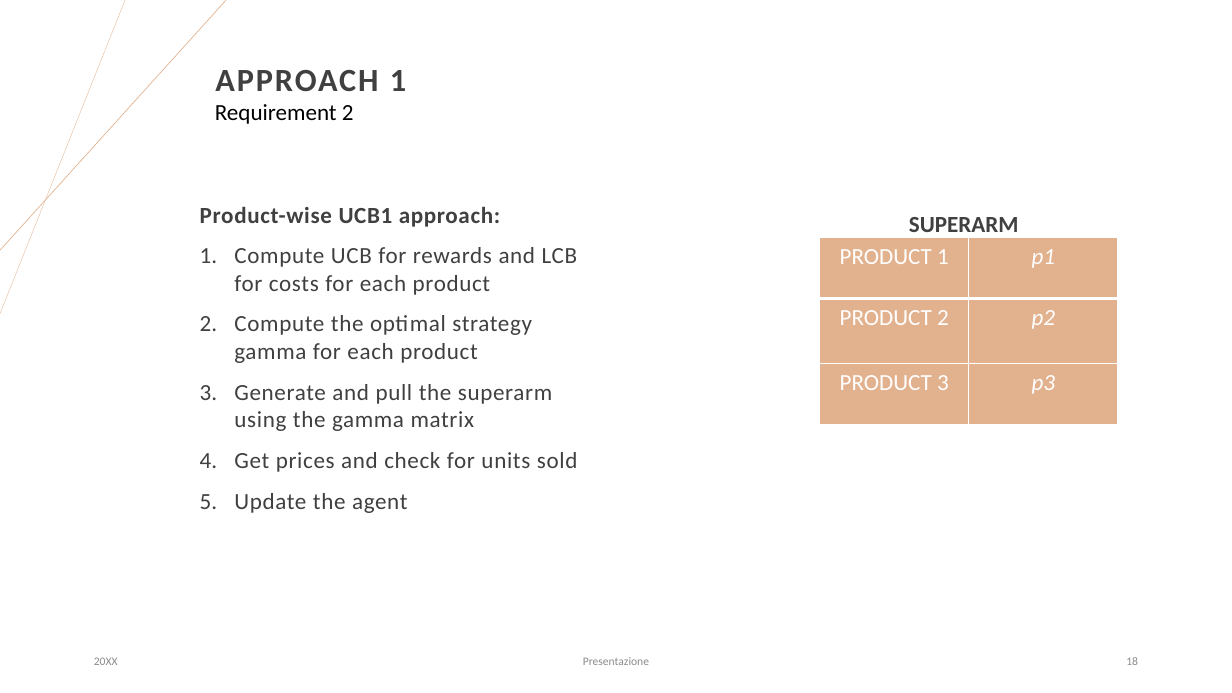
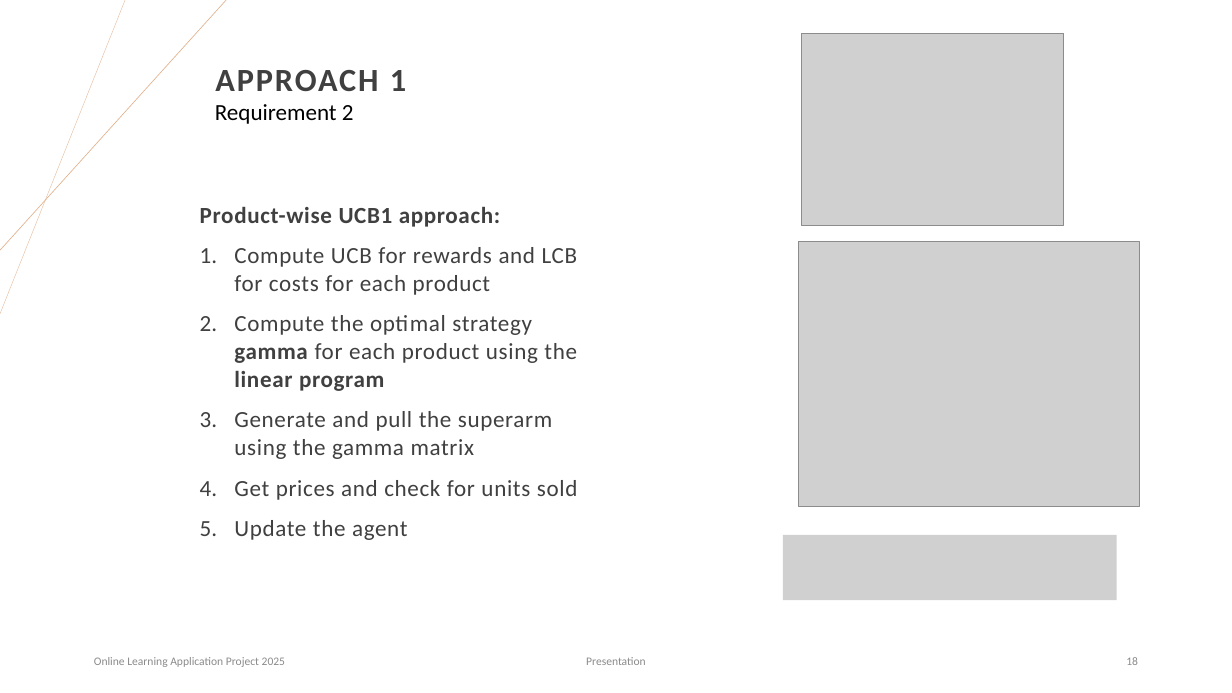
Before and after one commit to matteopasqual02/OLA-2025-project, a slide deck: slide 18 of OLA_Project.pptx. Drawn at 1232x693 pixels with LibreOffice and Linux fonts; fonts in the diff are those of the drawing; grey boxes stand for pictures. Boxes give left, top, right and bottom in pixels: in the first picture for what was removed or moved away, otherwise in the second. Text is boxed around its words. In the diff, an @@ line names an element or a change of style, - is before the commit and + after.

```diff
--- a/OLA_Project.pptx
+++ b/OLA_Project.pptx
@@ picture added at (801,33,1064,226) @@
@@ table removed at (820,238,1117,424), 3 rows, 2 columns @@
-PRODUCT 1 | p1
-PRODUCT 2 | p2
-PRODUCT 3 | p3
@@ text removed at (909,217,1019,232) @@
-SUPERARM
@@ picture added at (799,242,1140,506) @@
@@ text at (234,315,577,391): text changed @@
-2. Compute the optimal strategy gamma for each product
+2. Compute the optimal strategy gamma for each product using the linear program
@@ picture added at (783,535,1116,601) @@
@@ text at (94,657,285,667): text changed @@
-20XX
+Online Learning Application Project 2025
@@ text at (586,657,646,665): text changed @@
-Presentazione
+Presentation
```
Also in this commit, not shown: 35 other slides changed, 2 slides added, 1 other file.
